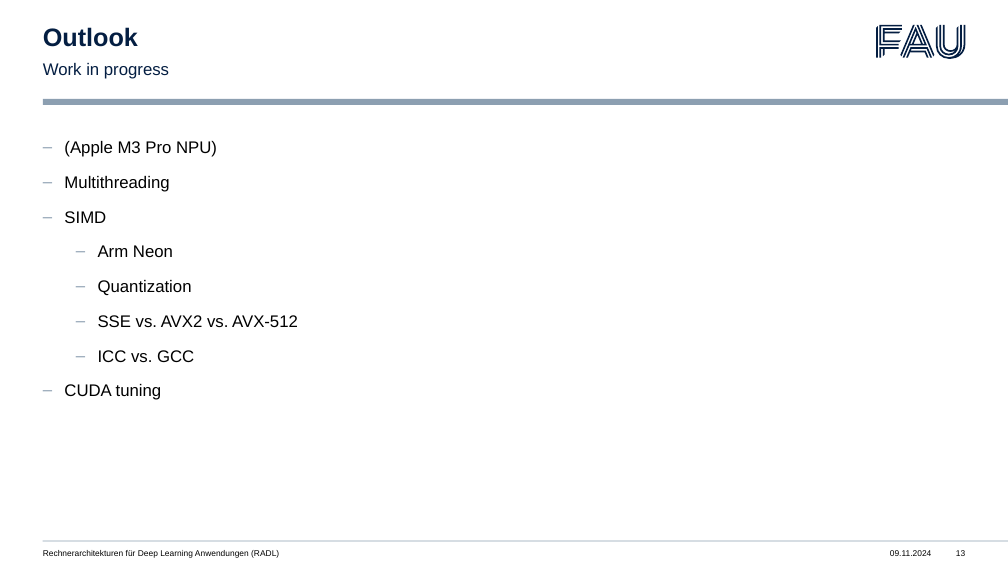
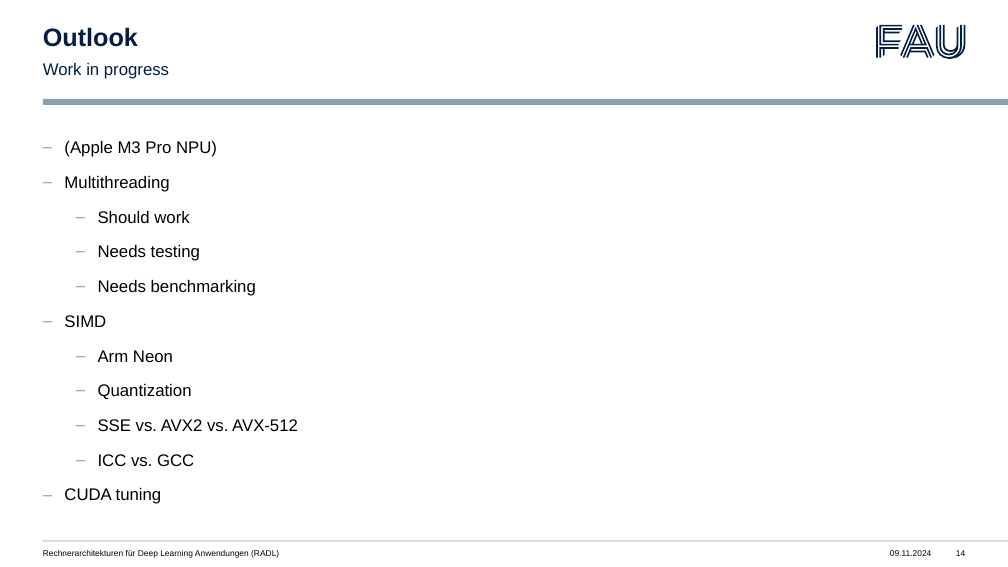
Before and after one commit to libalis/radl, a slide deck: slide 14 of Presentations/1. Presentation/1. Presentation.pptx (slide 13 before the commit). Drawn at 1008x567 pixels with LibreOffice and Linux fonts; fonts in the diff are those of the drawing. Boxes give left, top, right and bottom in pixels: in the first picture for what was removed or moved away, otherwise in the second. Text is boxed around its words. In the diff, an @@ line names an element or a change of style, - is before the commit and + after.

```diff
--- a/Presentations/1. Presentation/1. Presentation.pptx
+++ b/Presentations/1. Presentation/1. Presentation.pptx
@@ text at (98,211,256,296): paragraphs added @@
+  – Should work
+  – Needs testing
+  – Needs benchmarking
```
Also in this commit, not shown: 1 other slide changed, 1 slide added, 13 other files.
